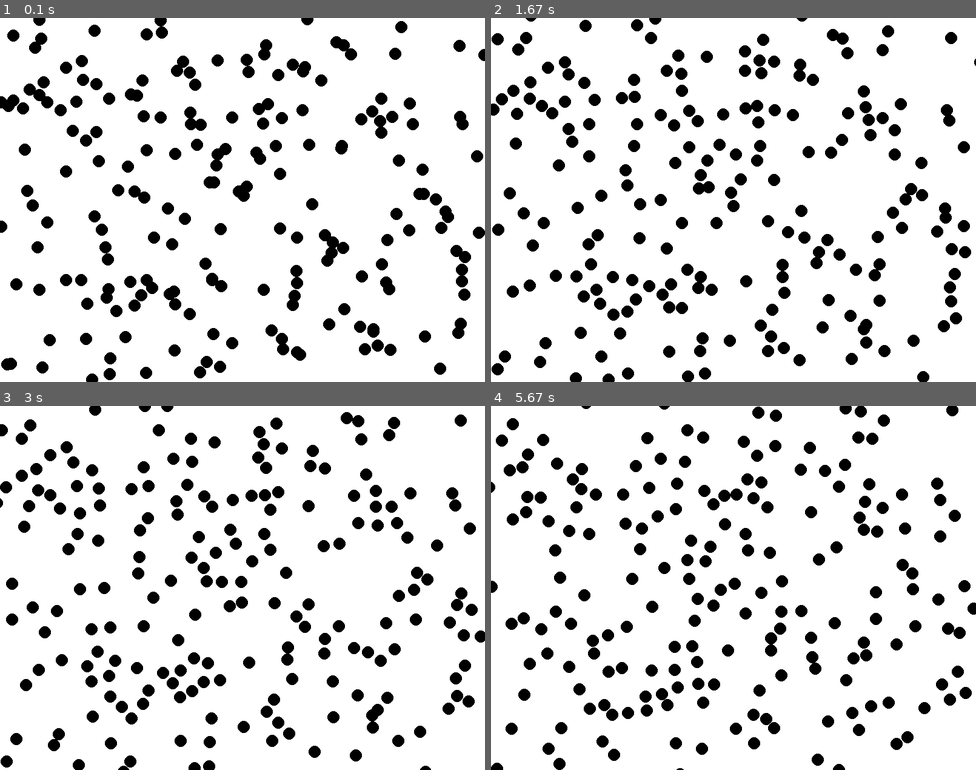
Above: before the commit, frames 1-4 (two rows, left to right).
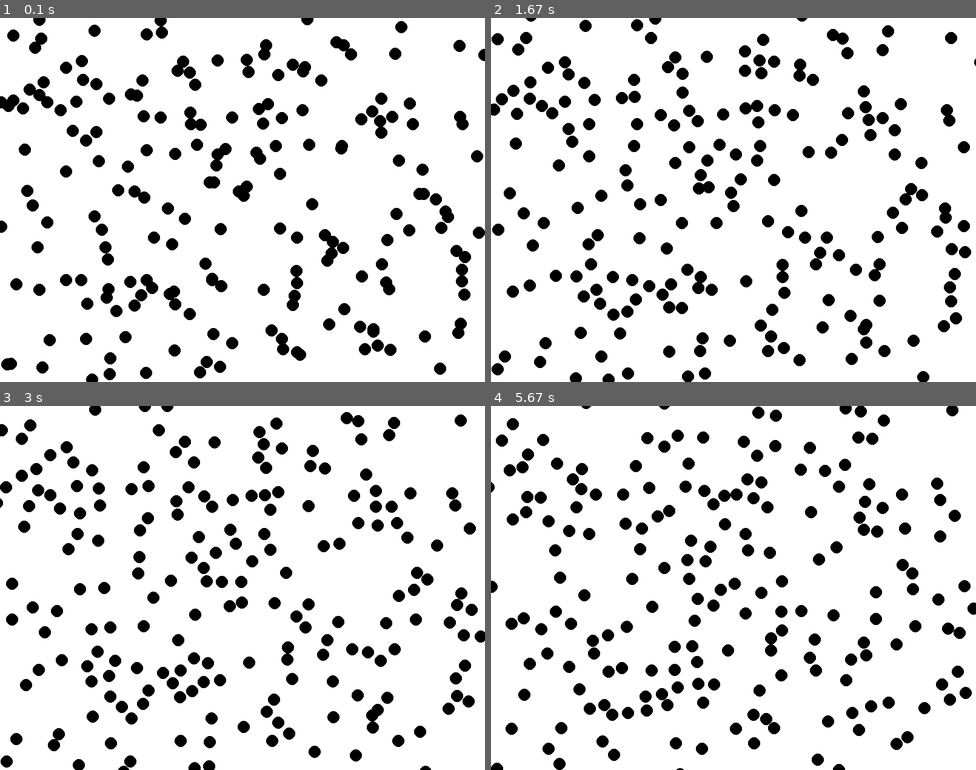
Above: after the commit, the same moments.

Repository: rafal-majewski/cellular-life-simulation
Game: pygame game, started from src/__main__.py
Same seed, same stepped clock (60 frames per second), same inputs: the game is played once before the commit and once after it.
Inputs:
- Up to frame 1 (0.1 s): no input
- Up to frame 2 (1.67 s): no input
- Up to frame 3 (3 s): no input
- Up to frame 4 (5.67 s): tap Enter every 0.33 s from 3.33 to 5.33 s

The runs differ from the first frame. In frame 1, less than 0.1% of the frame differs, in the area x 35-70%, y 12-67%; in frame 2, 0.2%; in frame 3, 0.4%; in frame 4, 0.8%, in the area x 0-76%, y 5-75%.

Commit message:
Point2 -> IntPoint2, FloatPoint2 (tests and fixes)

Diff:
--- a/src/utils/dim2/FloatDim2.py
+++ b/src/utils/dim2/FloatDim2.py
@@ -1,5 +1,4 @@
 from __future__ import annotations
-from typing import Any
 from src.utils.dim2.Dim2 import Dim2
 
 
--- a/src/utils/dim2/IntDim2.py
+++ b/src/utils/dim2/IntDim2.py
@@ -1,6 +1,7 @@
 from __future__ import annotations
 from typing import Any
 from src.utils.dim2.Dim2 import Dim2
+
 
 class IntDim2(Dim2[int]):
 	def __init__(self, width: int, height: int) -> None:
--- a/src/utils/point2/FloatPoint2.py
+++ b/src/utils/point2/FloatPoint2.py
@@ -1,6 +1,7 @@
 from __future__ import annotations
 from src.utils.dim2.Dim2 import Dim2
 from src.utils.point2.Point2 import Point2
+import math
 
 
 class FloatPoint2(Point2[float]):
@@ -38,9 +39,25 @@
 	def multiplyComponents(self, other: Point2[float]) -> FloatPoint2:
 		return FloatPoint2(self.x * other.x, self.y * other.y)
 
+	def divideComponents(self, other: Point2[float]) -> FloatPoint2:
+		return FloatPoint2(self.x / other.x, self.y / other.y)
+
 	@staticmethod
 	def fromDim2(dim: Dim2[float]) -> FloatPoint2:
-		return FloatPoint2(dim.width, dim.height)
+		return FloatPoint2(float(dim.width), float(dim.height))
 
 	def dotProduct(self, other: Point2[float]) -> float:
 		return self.x * other.x + self.y * other.y
+
+	def round(self) -> FloatPoint2:
+		return FloatPoint2(round(self.x), round(self.y))
+
+	def floor(self) -> FloatPoint2:
+		return FloatPoint2(math.floor(self.x), math.floor(self.y))
+
+	def ceil(self) -> FloatPoint2:
+		return FloatPoint2(math.ceil(self.x), math.ceil(self.y))
+
+	@staticmethod
+	def fromPoint2(point: Point2) -> FloatPoint2:
+		return FloatPoint2(float(point.x), float(point.y))
--- a/src/utils/point2/IntPoint2.py
+++ b/src/utils/point2/IntPoint2.py
@@ -34,9 +34,16 @@
 	def multiplyComponents(self, other: Point2[int]) -> IntPoint2:
 		return IntPoint2(self.x * other.x, self.y * other.y)
 
+	def divideComponents(self, other: Point2) -> Point2:
+		return IntPoint2(self.x / other.x, self.y / other.y)
+
 	@staticmethod
 	def fromDim2(dim: Dim2[int]) -> IntPoint2:
 		return IntPoint2(dim.width, dim.height)
 
 	def dotProduct(self, other: Point2[int]) -> int:
 		return self.x * other.x + self.y * other.y
+
+	@staticmethod
+	def fromPoint2(point: Point2) -> IntPoint2:
+		return IntPoint2(int(point.x), int(point.y))
--- a/src/utils/point2/Point2.py
+++ b/src/utils/point2/Point2.py
@@ -1,7 +1,7 @@
 from __future__ import annotations
 from typing import Any, TypeVar, Generic
 from src.utils.dim2.Dim2 import Dim2
-from abc import ABC, abstractmethod, abstractstaticmethod
+from abc import ABC, abstractmethod
 
 T = TypeVar("T")
 
@@ -71,5 +71,14 @@
 		pass
 
 	@abstractmethod
+	def divideComponents(self, other: Point2) -> Point2:
+		pass
+
+	@abstractmethod
 	def dotProduct(self, other: Point2) -> float:
 		pass
+
+	@staticmethod
+	@abstractmethod
+	def fromPoint2(point: Point2) -> Point2:
+		pass
--- a/tests/test_Cell.py
+++ b/tests/test_Cell.py
@@ -1,12 +1,12 @@
 from unittest import TestCase
 from src.engine.Cell import Cell
-from src.utils.point2.Point2 import Point2
+from src.utils.point2.FloatPoint2 import FloatPoint2
 
 
 class Test_Cell(TestCase):
 	def test_constructor(self):
-		velocity: Point2 = Point2(1, 2)
-		position: Point2 = Point2(3, 4)
+		velocity: FloatPoint2 = FloatPoint2(1, 2)
+		position: FloatPoint2 = FloatPoint2(3, 4)
 		mass: float = 5.0
 		radius: float = 10.0
 		cell: Cell = Cell(
@@ -22,8 +22,8 @@
 
 	def test_mass_setter(self):
 		cell: Cell = Cell(
-			position=Point2(1, 2),
-			velocity=Point2(3, 4),
+			position=FloatPoint2(1, 2),
+			velocity=FloatPoint2(3, 4),
 			mass=5.0,
 			radius=10.0
 		)
@@ -33,8 +33,8 @@
 
 	def test_radius_setter(self):
 		cell: Cell = Cell(
-			position=Point2(1, 2),
-			velocity=Point2(3, 4),
+			position=FloatPoint2(1, 2),
+			velocity=FloatPoint2(3, 4),
 			mass=5.0,
 			radius=10.0
 		)
--- /dev/null
+++ b/tests/test_IntPoint2.py
@@ -0,0 +1,67 @@
+from unittest import TestCase
+from src.utils.point2.IntPoint2 import IntPoint2
+
+
+class Test_IntPoint2(TestCase):
+	def test_constructor(self):
+		p: IntPoint2 = IntPoint2(1, 2)
+		self.assertEqual(p.x, 1)
+		self.assertEqual(p.y, 2)
+
+	def test_x_immutability(self):
+		p: IntPoint2 = IntPoint2(1, 2)
+		with self.assertRaises(AttributeError):
+			p.x = 3
+
+	def test_y_immutability(self):
+		p: IntPoint2 = IntPoint2(1, 2)
+		with self.assertRaises(AttributeError):
+			p.y = 3
+
+	def test_str(self):
+		p: IntPoint2 = IntPoint2(1, 2)
+		self.assertEqual(str(p), "IntPoint2(1, 2)")
+
+	def test_repr(self):
+		p: IntPoint2 = IntPoint2(1, 2)
+		self.assertEqual(repr(p), "IntPoint2(1, 2)")
+
+	def test_eq_with_same_point(self):
+		p: IntPoint2 = IntPoint2(1, 2)
+		self.assertTrue(p == p)
+
+	def test_eq_with_different_point(self):
+		p1: IntPoint2 = IntPoint2(1, 2)
+		p2: IntPoint2 = IntPoint2(2, 3)
+		self.assertFalse(p1 == p2)
+
+	def test_eq_with_different_type(self):
+		p: IntPoint2 = IntPoint2(1, 2)
+		self.assertFalse(p == 1)
+
+	def test_eq_with_pair(self):
+		p: IntPoint2 = IntPoint2(1, 2)
+		self.assertFalse(p == (1, 2))
+
+	def test_eq_with_equal_point(self):
+		p1: IntPoint2 = IntPoint2(1, 2)
+		p2: IntPoint2 = IntPoint2(1, 2)
+		self.assertTrue(p1 == p2)
+
+	def test_add(self):
+		p1: IntPoint2 = IntPoint2(1, 2)
+		p2: IntPoint2 = IntPoint2(2, 3)
+		self.assertEqual(p1 + p2, IntPoint2(3, 5))
+
+	def test_sub(self):
+		p1: IntPoint2 = IntPoint2(1, 2)
+		p2: IntPoint2 = IntPoint2(2, 3)
+		self.assertEqual(p1 - p2, IntPoint2(-1, -1))
+
+	def test_mul_by_scalar(self):
+		p: IntPoint2 = IntPoint2(1, 2)
+		self.assertEqual(p * 2, IntPoint2(2, 4))
+
+	def test_div_by_scalar(self):
+		p: IntPoint2 = IntPoint2(2, 4)
+		self.assertEqual(p / 2, IntPoint2(1, 2))
--- a/tests/test_Point2.py
+++ /dev/null
@@ -1,67 +0,0 @@
-from unittest import TestCase
-from src.utils.point2.Point2 import Point2
-
-
-class Test_Point2(TestCase):
-	def test_constructor(self):
-		p: Point2 = Point2(1, 2)
-		self.assertEqual(p.x, 1)
-		self.assertEqual(p.y, 2)
-
-	def test_x_immutability(self):
-		p: Point2 = Point2(1, 2)
-		with self.assertRaises(AttributeError):
-			p.x = 3
-
-	def test_y_immutability(self):
-		p: Point2 = Point2(1, 2)
-		with self.assertRaises(AttributeError):
-			p.y = 3
-
-	def test_str(self):
-		p: Point2 = Point2(1, 2)
-		self.assertEqual(str(p), "Point2(1, 2)")
-
-	def test_repr(self):
-		p: Point2 = Point2(1, 2)
-		self.assertEqual(repr(p), "Point2(1, 2)")
-
-	def test_eq_with_same_point(self):
-		p: Point2 = Point2(1, 2)
-		self.assertTrue(p == p)
-
-	def test_eq_with_different_point(self):
-		p1: Point2 = Point2(1, 2)
-		p2: Point2 = Point2(2, 3)
-		self.assertFalse(p1 == p2)
-
-	def test_eq_with_different_type(self):
-		p: Point2 = Point2(1, 2)
-		self.assertFalse(p == 1)
-
-	def test_eq_with_pair(self):
-		p: Point2 = Point2(1, 2)
-		self.assertFalse(p == (1, 2))
-
-	def test_eq_with_equal_point(self):
-		p1: Point2 = Point2(1, 2)
-		p2: Point2 = Point2(1, 2)
-		self.assertTrue(p1 == p2)
-
-	def test_add(self):
-		p1: Point2 = Point2(1, 2)
-		p2: Point2 = Point2(2, 3)
-		self.assertEqual(p1 + p2, Point2(3, 5))
-
-	def test_sub(self):
-		p1: Point2 = Point2(1, 2)
-		p2: Point2 = Point2(2, 3)
-		self.assertEqual(p1 - p2, Point2(-1, -1))
-
-	def test_mul_by_scalar(self):
-		p: Point2 = Point2(1, 2)
-		self.assertEqual(p * 2, Point2(2, 4))
-
-	def test_div_by_scalar(self):
-		p: Point2 = Point2(2, 4)
-		self.assertEqual(p / 2, Point2(1, 2))
